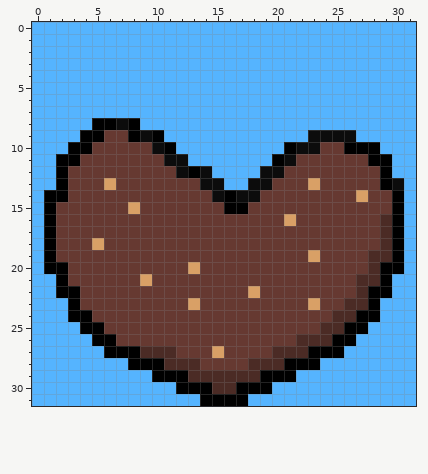
Two states of a pixel-art sprite, assets/sprites/bear_heart.png. Above is the file before it was changed.
The file is 32x32 pixels.
After:
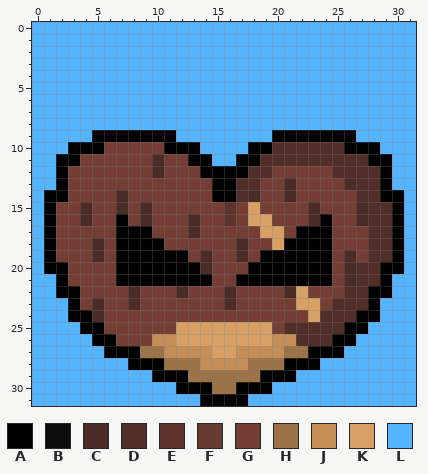
Palette (. is transparent): A #000000  B #0c0c0c  C #4b2b25  D #512e28  E #5d332c  F #663931  G #743e35  H #9c7247  J #c58e56  K #d9a066  L #55b4ff
The edit:
Changed rows in their new state; - is an unchanged pixel.
first column x 2:
 8 ---LLLL----------------------
 9 --L-AA-A-A--------AAAAAAA----
10 ---AGGGGG-AA----AADDDDDD-----
11 --GGGGGGCGGAA--AADDDDDDDDD---
12 -GGGGGGGCGGGAAAADDGGGGGDDDD--
13 -GGGGGGGGGGGGAADDGGCGGGGCDD-L
14 -GGGGCGGGGGGGA-DCGGCGGGGGDDA-
15 GGCGGCGCGGGGGGEGKGGGGCGGGCDD-
16 GGCGGAGCGGGCGGEGKKGGGCAGGCDD-
17 GGGGGAAAGGGCGGGGGKKGAAAGGGDD-
18 GGGCGAAAAGGGGGGCGGKAAAAGGGDD-
19 GGGCGAAAAAAGCGGCGAAAAAAGCGDD-
20 -GGGGAAAAAAACGGGAAAAAAAGCDD--
21 -GGGGAAAAAAAAGGAAAAAAAAGCDD--
22 --GGGGCGGGCGGGCGGGGCKGGGDD---
23 --GCGGCGGGGGGGCGGGGGK-GDDD---
24 ---CGGGGGGGGGGGGGGGGGKDDD----
25 ----GGGGGGKKKKKKKKGDDDDD-----
26 -----GGGJJKKKKKKKKJJDDD------
27 -------HHJJJJ-KJJJJHH--------
28 ---------HHHJJJJHHH----------
29 -----------HHHHHH------------
30 -------------HH--------------
Boxes around the changes in both pictures, in picture pixels (x1, y1, x2, y2):
changed: (56, 118, 404, 394)
